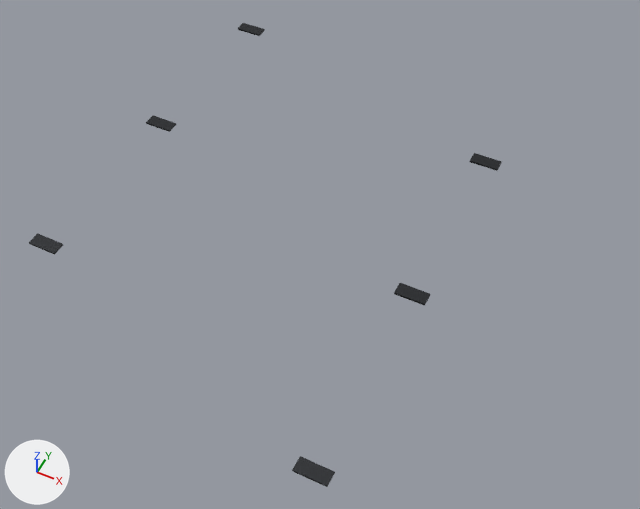
Renders of the glTF model public/parts/cyl-baffle-spring.glb from each side of a commit.
Camera for both pictures: a 50 mm lens placed at (191.0, -324.0, 186.0), pointed at (31.0, -3.0, -215.0). Lighting does not change. The marker at lower left points along +X, +Y and +Z. The first picture is the older version.
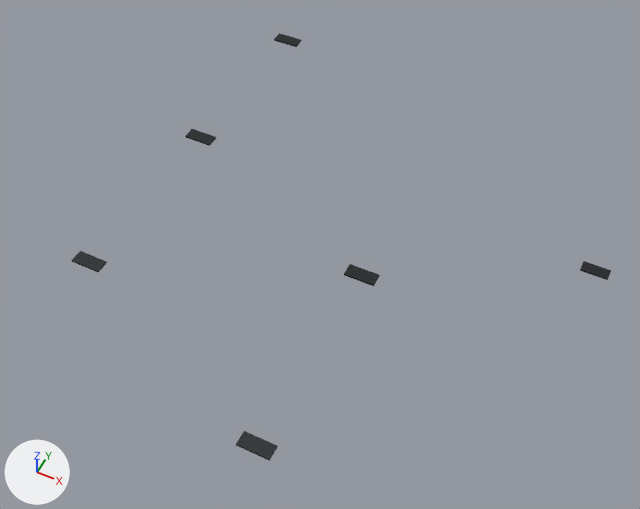
What differs and where, as boxes (x1, y1, x2, y2) in the pictures (640 x 509 px):
'Mesh_0', moved: before (292, 456, 335, 487); after (236, 431, 278, 461)
'Mesh_0.001', moved: before (394, 283, 430, 306); after (344, 264, 380, 286)
'Mesh_0.003', moved: before (29, 233, 63, 255); after (72, 251, 107, 272)
'Mesh_0.002', moved: before (470, 153, 502, 171); after (580, 261, 611, 280)
'Mesh_0.004', moved: before (146, 115, 176, 132); after (185, 129, 216, 146)
'Mesh_0.005', moved: before (238, 23, 265, 36); after (274, 33, 301, 47)

The change in detail:
Object 'Mesh_0' (ob_mesh_0) moves from (100.0, -147.5, -186.0) to (70.0, -147.5, -186.0).
Object 'Mesh_0.001' (ob_mesh_0_001) moves from (100.0, -29.5, -186.0) to (70.0, -29.5, -186.0).
Object 'Mesh_0.002' (ob_mesh_0_002) moves from (100.0, 88.5, -186.0) to (183.0, 88.5, -246.0).
Object 'Mesh_0.003' (ob_mesh_0_003) moves from (-100.0, -88.5, -186.0) to (-70.0, -88.5, -186.0).
Object 'Mesh_0.004' (ob_mesh_0_004) moves from (-100.0, 29.5, -186.0) to (-70.0, 29.5, -186.0).
Object 'Mesh_0.005' (ob_mesh_0_005) moves from (-100.0, 147.5, -186.0) to (-70.0, 147.5, -186.0).
